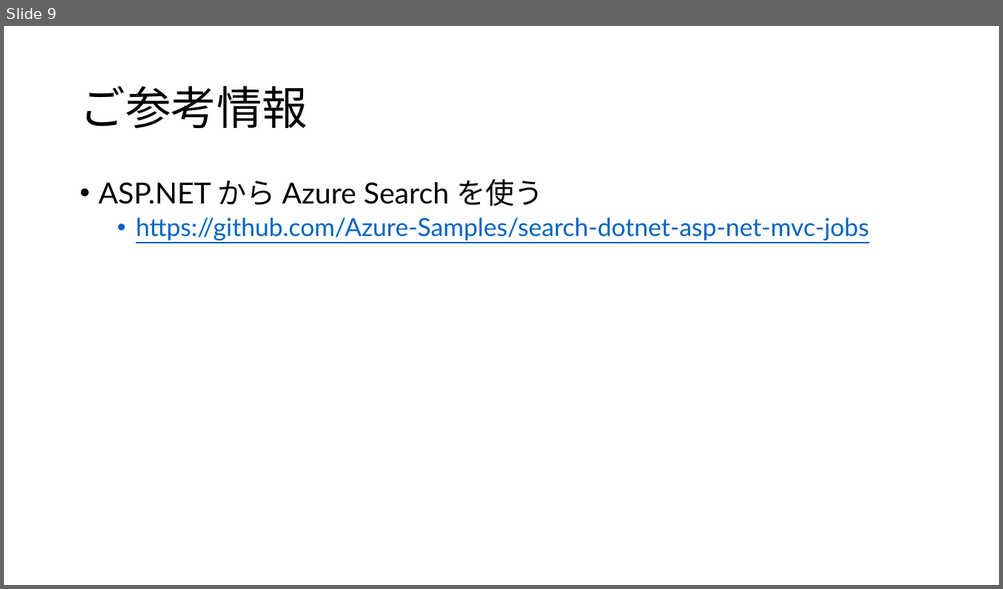
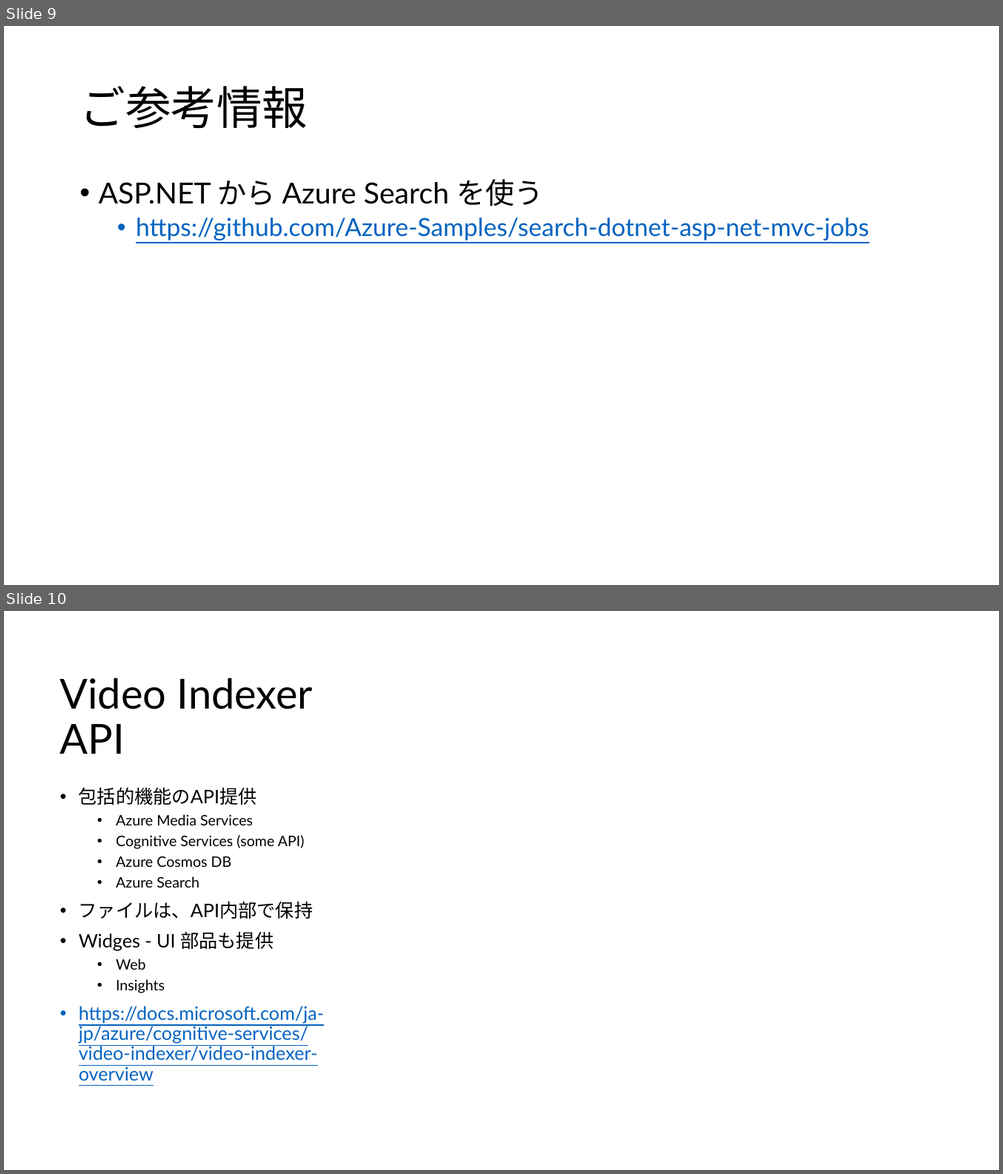
Before and after one commit to dahatake/Azure-Media-Services-AzureMediaIndexer2-DemoSite, a slide deck: doc/AzureAIWorkshop_CC_Translator.pptx. Shown one above the other, each under a label of ours: slide 9 before the commit, slides 9 and 10 after it. The pictures are 1003x589 and 1003x1174 pixels, drawn with LibreOffice and Linux fonts; fonts in the diff are those of the drawing; background and template pictures are left out. Boxes give left, top, right and bottom in pixels: in the first picture for what was removed or moved away, otherwise in the second. Text is boxed around its words. In the diff, an @@ line names an element or a change of style, - is before the commit and + after.

Commit message:
update doc

```diff
--- a/doc/AzureAIWorkshop_CC_Translator.pptx
+++ b/doc/AzureAIWorkshop_CC_Translator.pptx
@@ slide 10 added at (4, 611, 999, 1170), background picture (left out) @@
@@ rectangle added at (31, 637, 385, 1119), fill #FFFFFF at 90% opacity, outline #FFFFFF 10 pt @@
@@ title added at (60, 678, 313, 754), 40 pt, text #000000 @@
+Video Indexer API
@@ text added at (79, 787, 324, 1081), 18 pt, text #000000 @@
+• 包括的機能のAPI提供
+  • Azure Media Services
+  • Cognitive Services (some API)
+  • Azure Cosmos DB
+  • Azure Search
+• ファイルは、API内部で保持
+• Widges - UI 部品も提供
+  • Web
+  • Insights
+• https://docs.microsoft.com/ja-jp/azure/cognitive-services/video-indexer/video-indexer-overview
```
Also in this commit, not shown: 1 slide changed.
